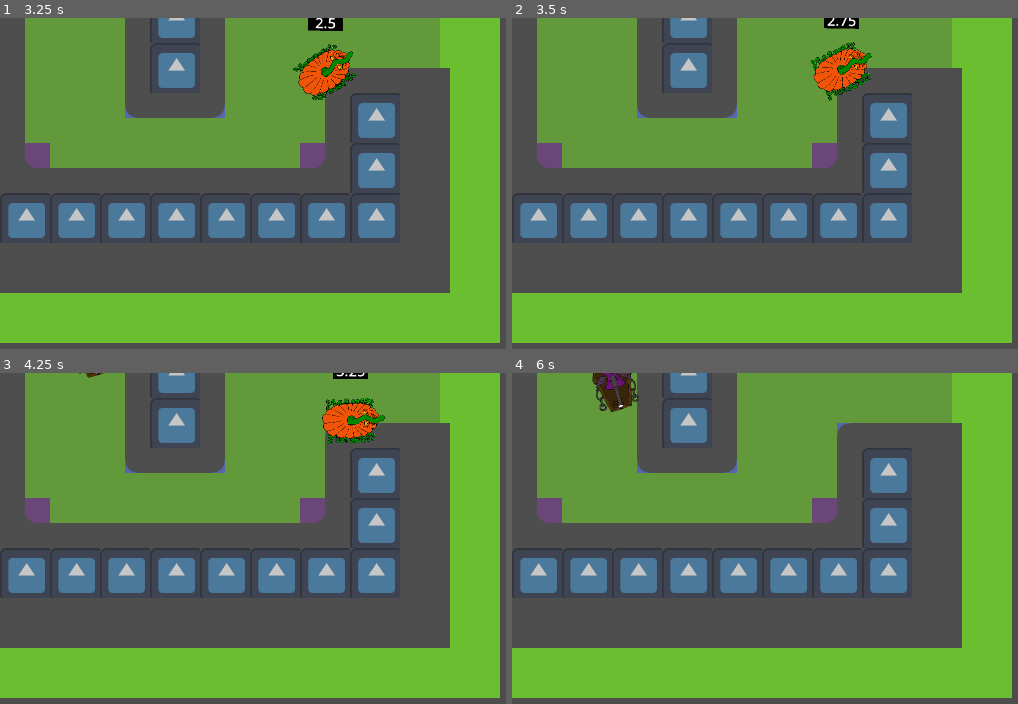
Above: before the commit, frames 1-4 (two rows, left to right).
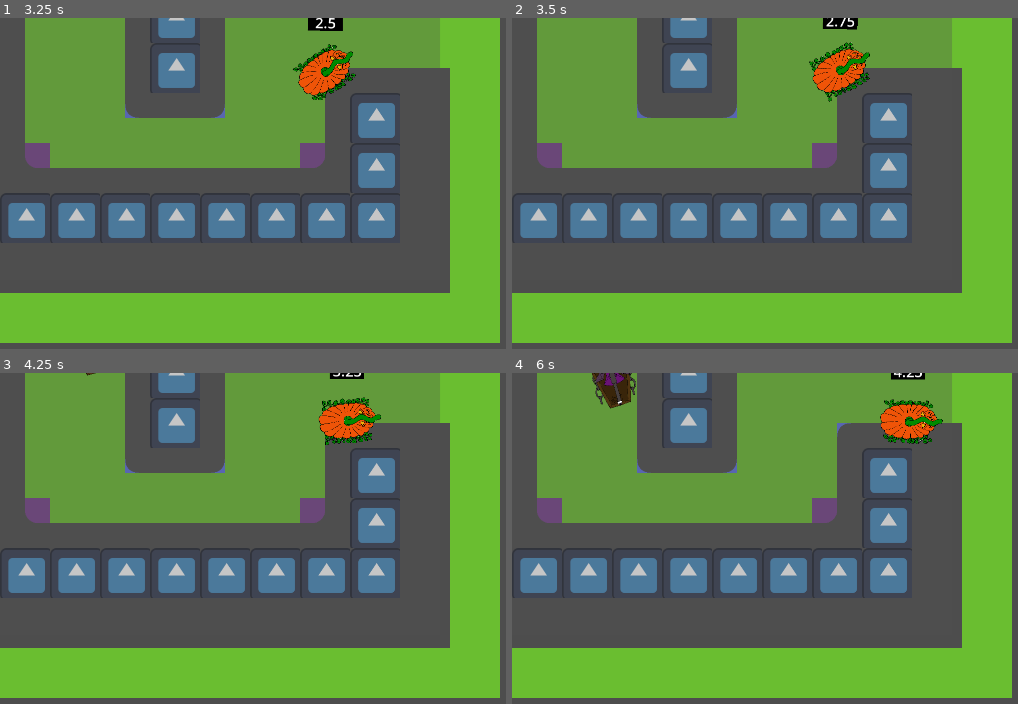
Above: after the commit, the same moments.

Repository: AugWii/GMTK-Game-Jam-Project
Game: Godot game, scene res://scenes/Level 5.tscn
Two runs of this game, one before a commit and one after it. Both use one fixed random seed, a clock stepped at 60 frames per second and the inputs below. This scene is started directly instead of the project's main scene. The engine's default icon, where the game draws it, is replaced by a stand-in: a white triangle on a blue panel in a dark square.
Inputs (mouse positions are in pixels of both pictures, inside the frame that each line leads up to):
- Up to frame 1 (3.25 s): move the mouse to (outside the picture) at 0.52 s; press the mouse at (outside the picture) at 0.53 s; hold D (turn_right) 0.53-1.28 s; move the mouse to (237, 266) at 1.27 s; release the mouse at (237, 266) at 1.28 s; hold S (move_backward) 1.28-2.03 s; click (237, 266) at 1.35 s; tap Enter at 2 s; move the mouse to (480, 143) at 2.02 s; press the mouse at (480, 143) at 2.03 s; hold D (turn_right) 2.03-2.78 s; move the mouse to (359, 332) at 2.77 s; release the mouse at (359, 332) at 2.78 s; hold W (move_forward) from 2.78 s (still down); click (359, 332) at 2.85 s
- Up to frame 2 (3.5 s): keep holding W (move_forward)
- Up to frame 3 (4.25 s): move the mouse to (outside the picture) at 3.52 s; release W (move_forward) at 3.53 s; press the mouse at (outside the picture) at 3.53 s; hold A (turn_left) from 3.53 s (still down)
- Up to frame 4 (6 s): move the mouse to (673, 531) at 4.27 s; release the mouse at (673, 531) at 4.28 s; click (673, 531) at 4.35 s; move the mouse to (952, 598) at 5.02 s; release A (turn_left) at 5.03 s; press the mouse at (952, 598) at 5.03 s; hold S (move_backward) 5.03-5.78 s; move the mouse to (790, 485) at 5.77 s; release the mouse at (790, 485) at 5.78 s; hold D (turn_right) from 5.78 s (still down); click (790, 485) at 5.85 s

Frame 1 is identical in both runs. In frame 2, 0.8% of the frame differs, in the area x 58-72%, y 0-26%; in frame 3, 0.9%; in frame 4, 1.8%, in the area x 15-86%, y 0-22%.
Error in both runs: Attempt to call function 'level_lose' in base 'null instance' on a null instance. (res://scripts/player.gd:149)

Commit message:
fixed player rewind movment button hold

Diff:
--- a/scenes/main_menu.tscn
+++ b/scenes/main_menu.tscn
@@ -54,6 +54,7 @@
 text = "Use WASD to move
 
 Left-click to shoot
+Bullets bounce once
  You can have only have 5 bullets on screen at a time
 
 Hitting an enemy will rewind them a few seconds
--- a/scripts/basic_enemy.gd
+++ b/scripts/basic_enemy.gd
@@ -141,6 +141,9 @@
 	if(result): playerSighted = false
 	else: playerSighted = true
 
+func disableCollision():
+	$CollisionShape2D.disabled = true
+
 func get_hit():
 	if is_rewinding: return
 
@@ -149,7 +152,7 @@
 
 	if rewind_pos.size() > 0:
 		is_rewinding = true
-		$CollisionShape2D.disabled = true
+		call_deferred("disableCollision")
 		$Body.material.set_shader_parameter("is_invincible", true)
 		cannon_sprite.material.set_shader_parameter("is_invincible", true)
 
--- a/scripts/main.gd
+++ b/scripts/main.gd
@@ -35,6 +35,7 @@
 	elif level.curr_level_num == 6:
 		countdown_label.add_theme_font_size_override("font_size", 120)
 		countdown_label.text = "TANKS FOR PLAYING!!!"
+		await get_tree().create_timer(5.0).timeout
 	elif level.curr_level_num != 6:
 		countdown_label.text = "Start!"
 		await get_tree().create_timer(1.0).timeout
--- a/scripts/player.gd
+++ b/scripts/player.gd
@@ -150,6 +150,7 @@
 		return
 	if rewind_pos.size() > 0:
 		is_rewinding = true
+		firstMovement = true
 		moving_dir = 0
 		turning = 0
 		process_mode = Node.PROCESS_MODE_ALWAYS
